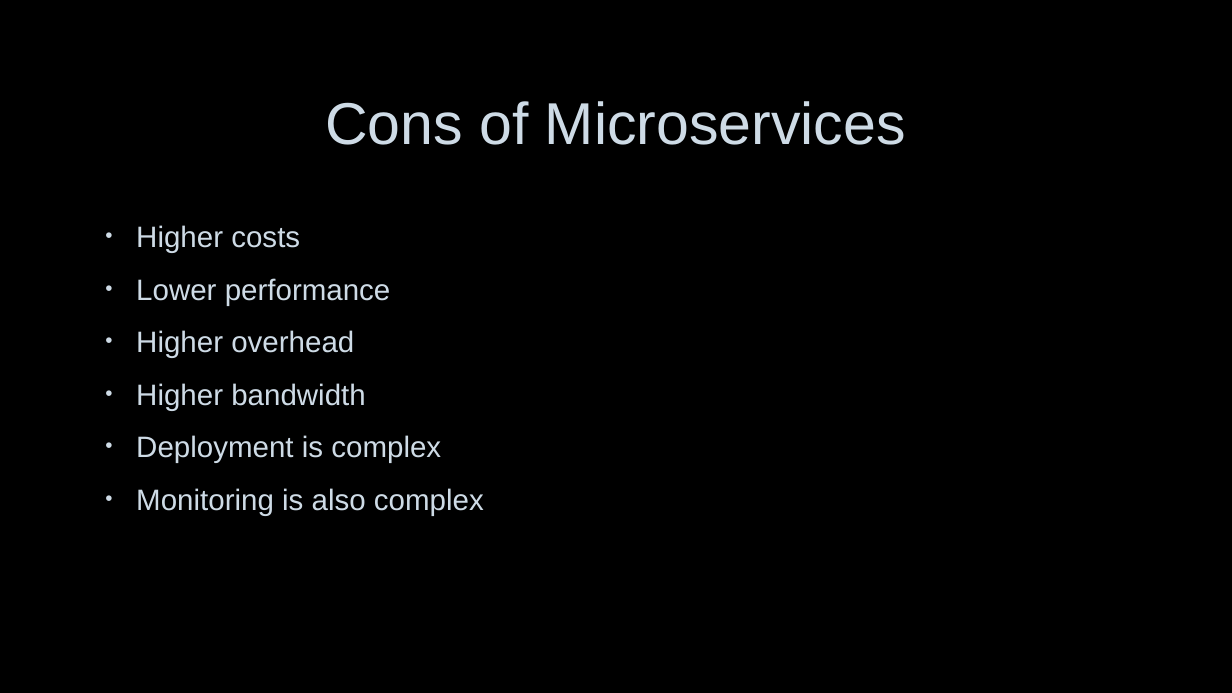
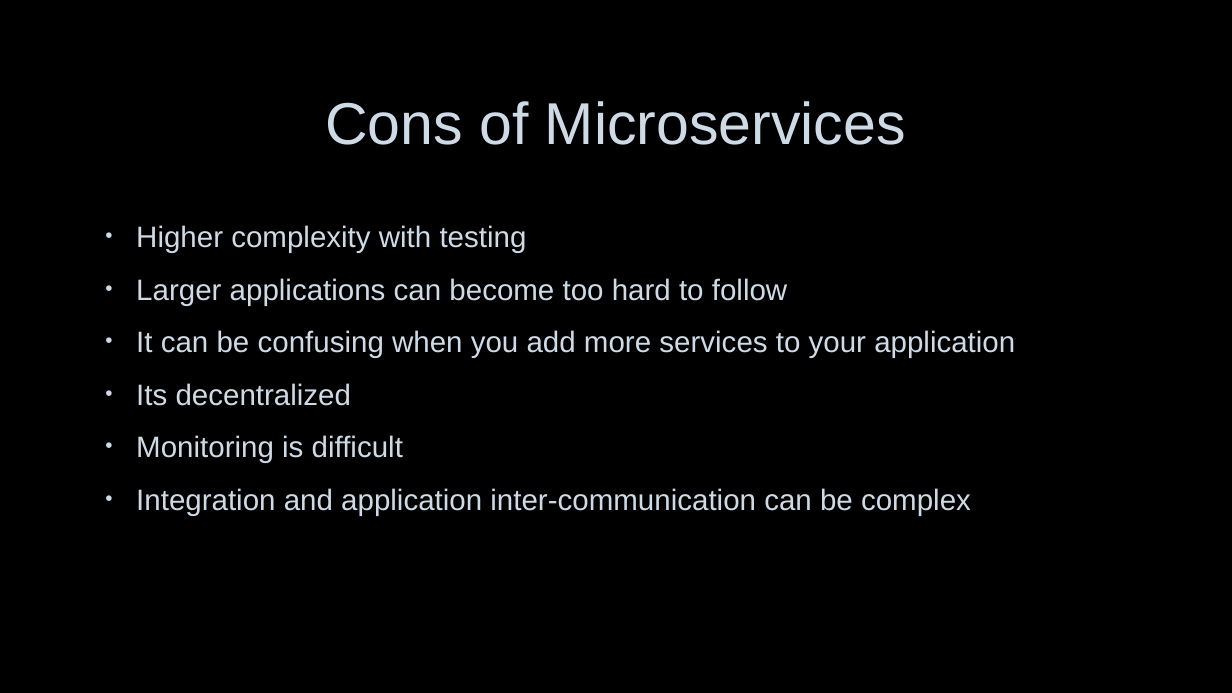
Before and after one commit to nerdommicro/WEB-420, a slide deck: slide 6 of week8/nesbitt-week8.pptx. Drawn at 1232x693 pixels with LibreOffice and Linux fonts; fonts in the diff are those of the drawing; background and template pictures are left out. Boxes give left, top, right and bottom in pixels: in the first picture for what was removed or moved away, otherwise in the second. Text is boxed around its words. In the diff, an @@ line names an element or a change of style, - is before the commit and + after.

```diff
--- a/week8/nesbitt-week8.pptx
+++ b/week8/nesbitt-week8.pptx
@@ text at [136, 225, 1015, 515]: text changed @@
-• Higher costs
-• Lower performance
-• Higher overhead
-• Higher bandwidth
-• Deployment is complex
-• Monitoring is also complex
+• Higher complexity with testing
+• Larger applications can become too hard to follow
+• It can be confusing when you add more services to your application
+• Its decentralized
+• Monitoring is difficult
+• Integration and application inter-communication can be complex
```
Also in this commit, not shown: 4 other slides changed, 1 slide added, 2 slides removed.
